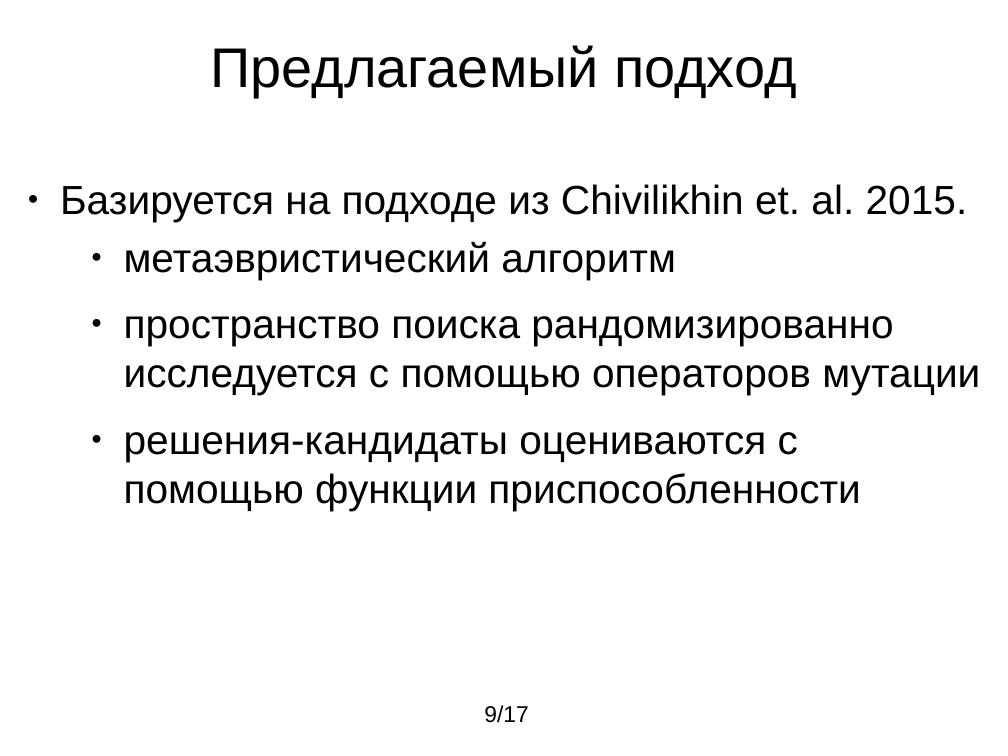
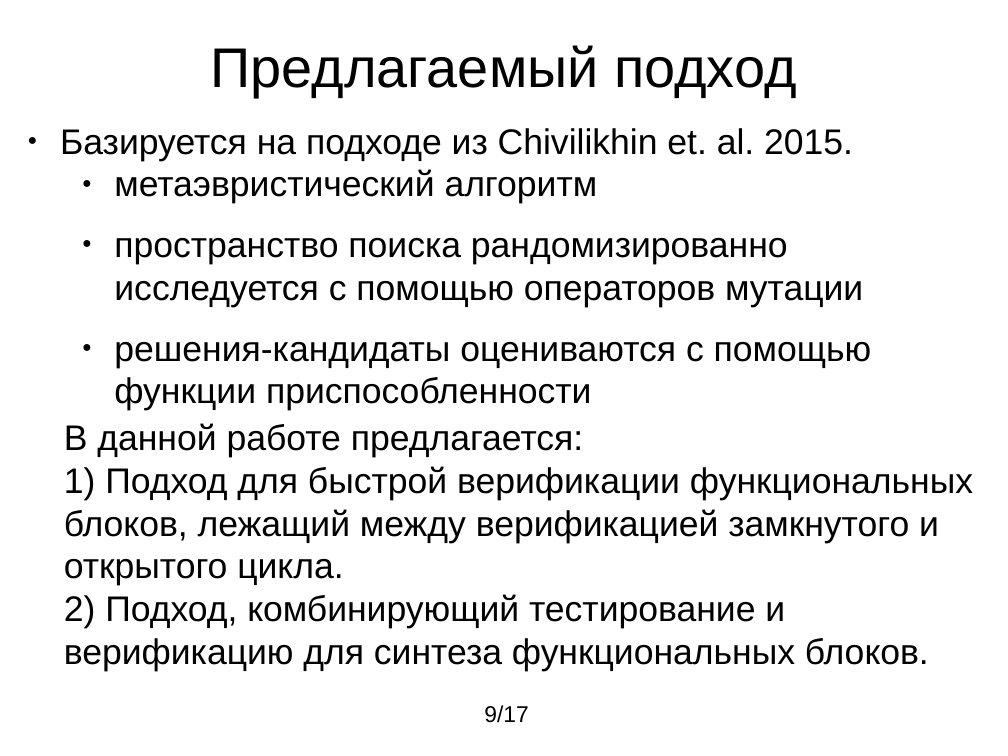
Before and after one commit to V1489Cygni/spec2fb, a slide deck: slide 9 of Presentation.odp. Drawn at 1008x756 pixels with LibreOffice and Linux fonts; fonts in the diff are those of the drawing. Boxes give left, top, right and bottom in pixels: in the first picture for what was removed or moved away, otherwise in the second. Text is boxed around its words. In the diff, an @@ line names an element or a change of style, - is before the commit and + after.

```diff
--- a/Presentation.odp
+++ b/Presentation.odp
@@ text "Базируется на подходе из Chivilikhin ...": place and size @@
-text "Базируется на подходе из Chivilikhin ..." at (60, 184, 968, 222)
+text "Базируется на подходе из Chivilikhin ..." at (60, 128, 853, 161)
@@ text "Базируется на подходе из Chivilikhin ..." at (60, 128, 853, 161): size 32 to 28 pt @@
@@ text "метаэвристический алгоритм" at (114, 169, 872, 411): size 32 to 28 pt @@
@@ text "метаэвристический алгоритм": place and size @@
-text "метаэвристический алгоритм" at (124, 241, 980, 510)
+text "метаэвристический алгоритм" at (114, 169, 872, 411)
@@ text added at (64, 423, 973, 671), 28 pt, text #000000 @@
+В данной работе предлaгается:
+1) Подход для быстрой верификации функциональных блоков, лежащий между верификацией замкнутого и открытого цикла.
+2) Подход, комбинирующий тестирование и верификацию для синтеза функциональных блоков.
```
Also in this commit, not shown: 1 other slide changed, 1 other file.
